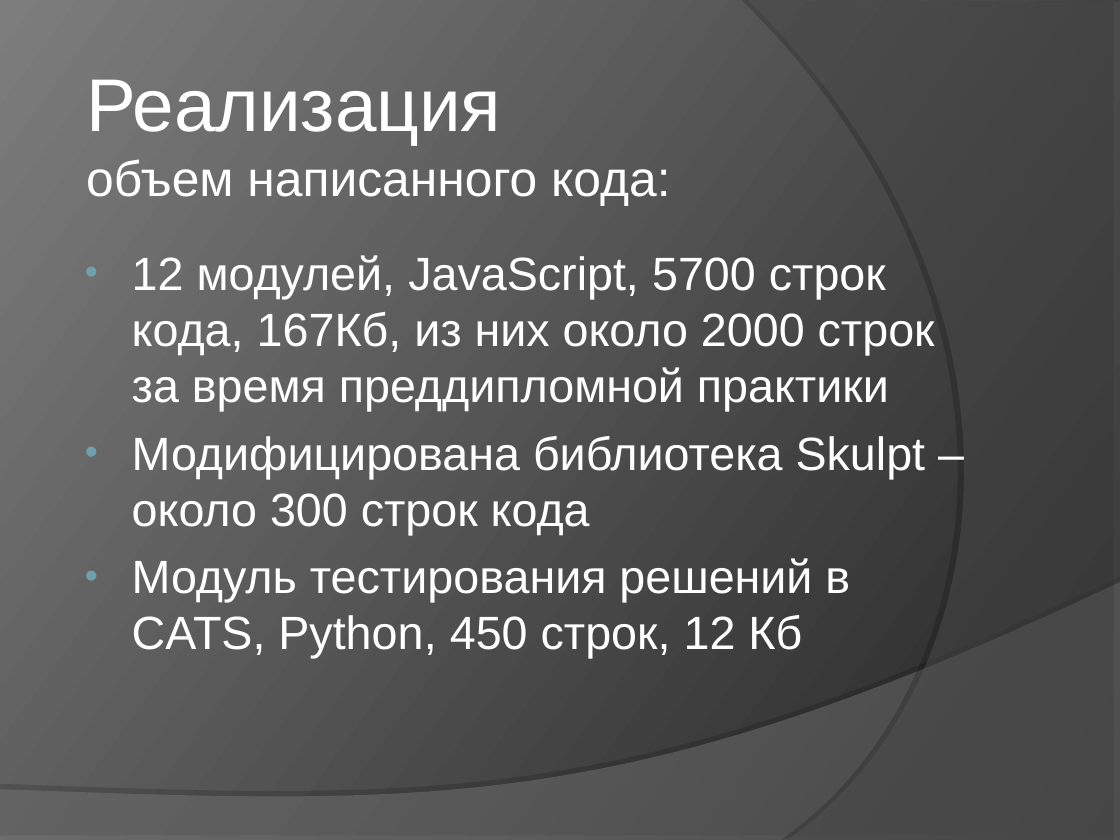
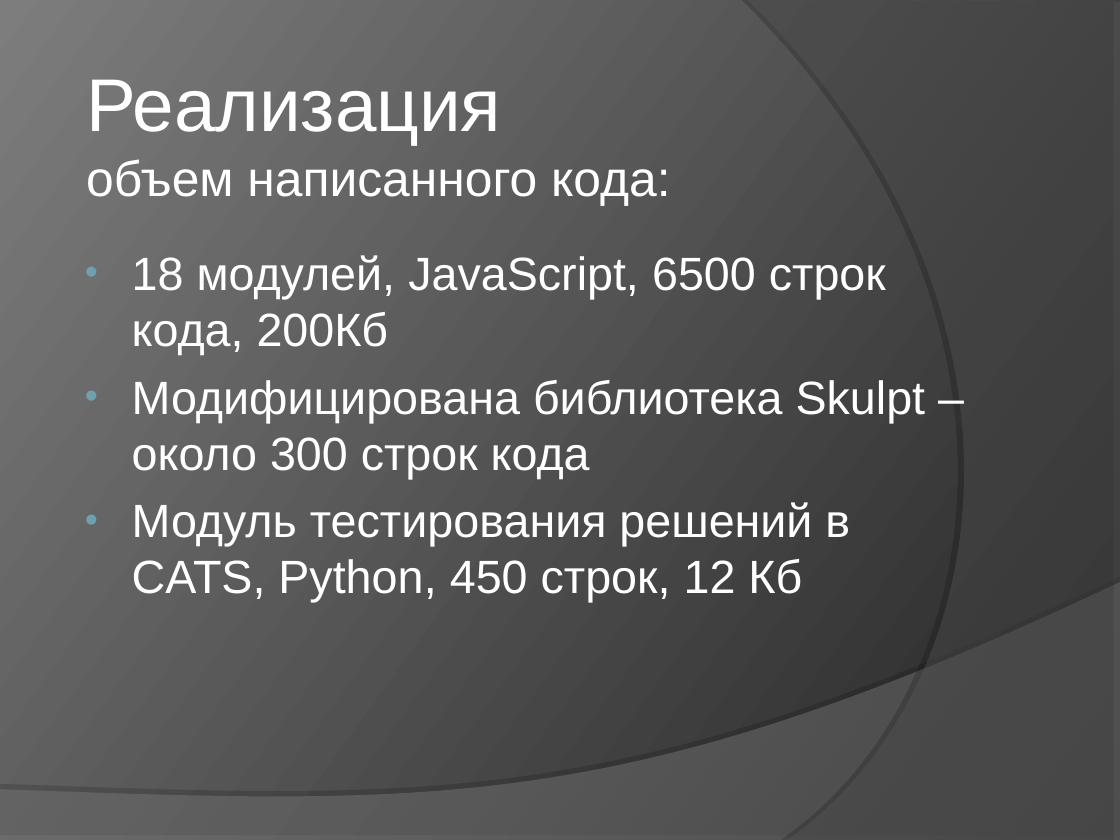
Before and after one commit to elvslv/DiplomaReport, a slide deck: slide 23 of C8503A_Vasilyeva_presentation.ppt (slide 15 before the commit). Drawn at 1120x840 pixels with LibreOffice and Linux fonts; fonts in the diff are those of the drawing. Boxes give left, top, right and bottom in pixels: in the first picture for what was removed or moved away, otherwise in the second. Text is boxed around its words. In the diff, an @@ line names an element or a change of style, - is before the commit and + after.

```diff
--- a/C8503A_Vasilyeva_presentation.ppt
+++ b/C8503A_Vasilyeva_presentation.ppt
@@ text at [132,255,886,355]: text changed @@
-• 12 модулей, JavaScript, 5700 строк кода, 167Кб, из них около 2000 строк за время преддипломной практики
+• 18 модулей, JavaScript, 6500 строк кода, 200Кб
```
Also in this commit, not shown: 6 other slides changed, 13 slides added, 5 slides removed, 1 other file.
